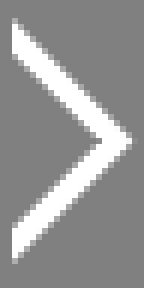
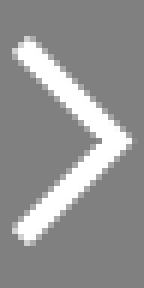
Comparing the layer stacks of the two (144, 288) images. Changes:
painted on "Shape 1 copy" over (12, 18, 30, 264)
